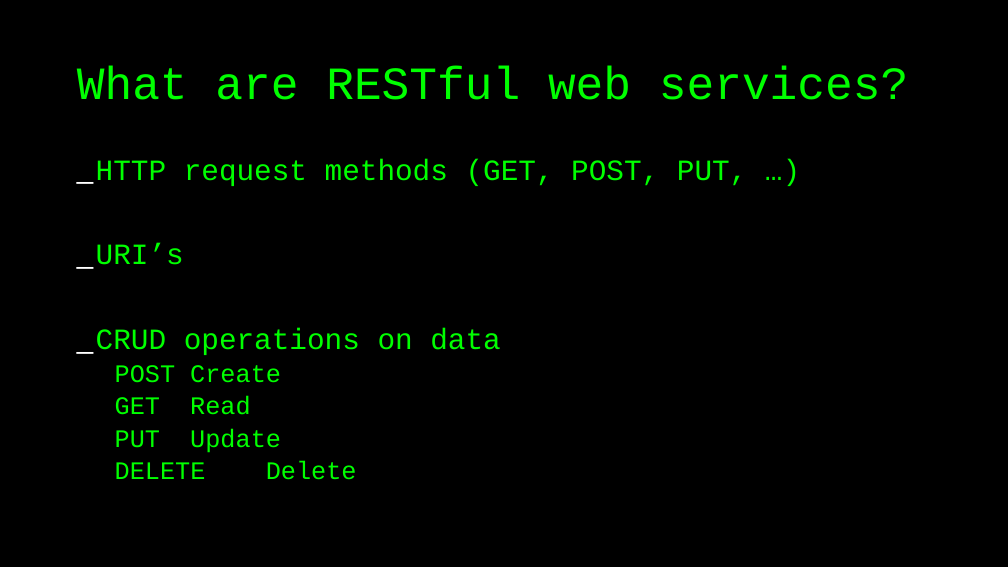
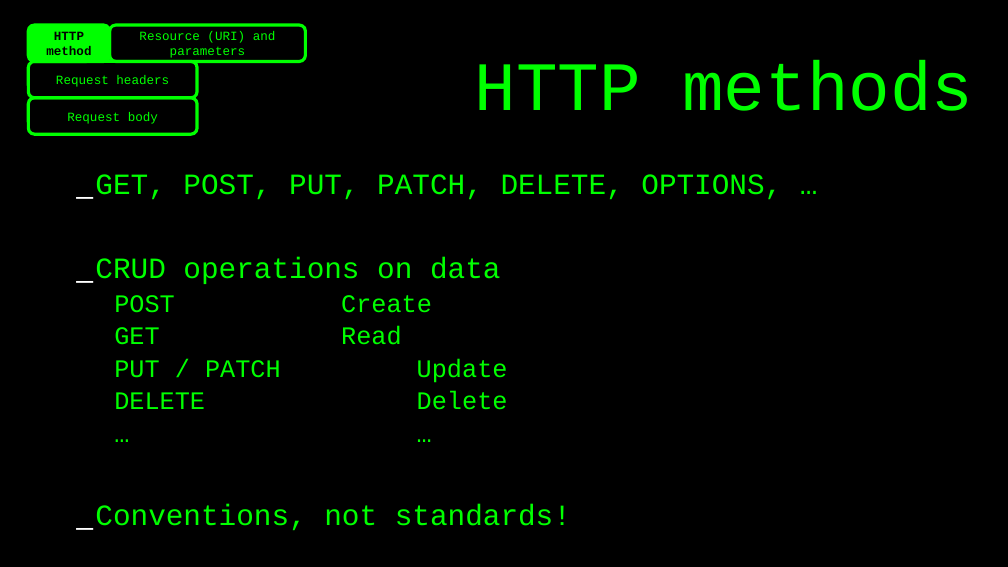
Before and after one commit to basdijkstra/rest-assured-workshop, a slide deck: slide 7 of RestAssuredWorkshop.odp (slide 4 before the commit). Drawn at 1008x567 pixels with LibreOffice and Linux fonts; fonts in the diff are those of the drawing. Boxes give left, top, right and bottom in pixels: in the first picture for what was removed or moved away, otherwise in the second. Text is boxed around its words. In the diff, an @@ line names an element or a change of style, - is before the commit and + after.

```diff
--- a/RestAssuredWorkshop.odp
+++ b/RestAssuredWorkshop.odp
@@ freeform shape added at (28,25,110,61), fill #00FF00, outline #00FF00 3 pt, 12 pt, text #000000, bold @@
+HTTP method
@@ freeform shape added at (110,25,306,61), outline #00FF00 3 pt, 12 pt, text #00FF00 @@
+Resource (URI) and parameters
@@ freeform shape added at (28,61,197,98), outline #00FF00 3 pt, 12 pt, text #00FF00 @@
+Request headers
@@ title removed at (77,67,908,100) @@
-What are RESTful web services?
@@ text added at (474,60,973,111), 66 pt, text #00FF00 @@
+HTTP methods
@@ freeform shape added at (28,98,197,134), outline #00FF00 3 pt, 12 pt, text #00FF00 @@
+Request body
@@ text "GET, POST, PUT, PATCH, DELETE, ...": place and size @@
-text "GET, POST, PUT, PATCH, DELETE, ..." at (96,159,747,480)
+text "GET, POST, PUT, PATCH, DELETE, ..." at (95,174,782,531)
@@ text at (95,174,782,200): text changed @@
-_ HTTP request methods (GET, POST, PUT, …)
-_ URI’s
+_ GET, POST, PUT, PATCH, DELETE, OPTIONS, …
@@ text at (114,358,508,383): text changed @@
-  PUT Update
+  PUT / PATCH Update
@@ text at (95,504,571,531): paragraphs added @@
+  … …
+_ Conventions, not standards!
```
Also in this commit, not shown: 22 other slides changed, 40 slides added, 16 slides removed, 20 other files.
